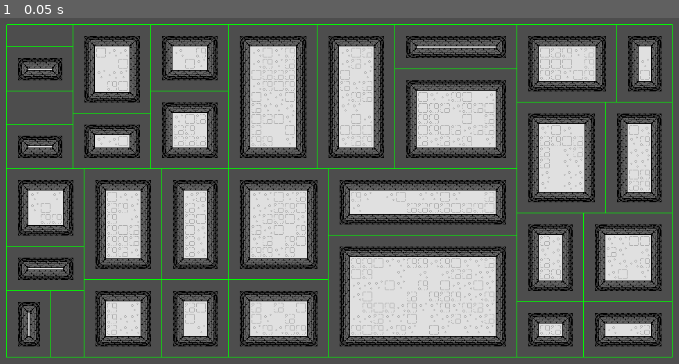
Above: before the commit, frame 1.
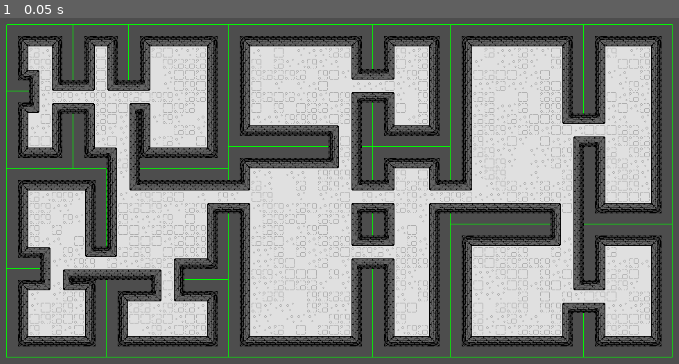
Above: after the commit, the same moment.

Repository: IanLum/Procedural-Dungeon-Generation
Game: Godot game, scene res://terrain.tscn
The game is run twice, just before and just after one commit, with the same random seed, the same clock (stepped at 60 frames per second) and the same inputs. This scene is started directly instead of the project's main scene.
Inputs:
- Up to frame 1 (0.05 s): no input

The runs differ from the first frame. In frame 1, 47% of the frame differs, in the area x 1-99%, y 2-98%.

Commit message:
place hallway tiles

Diff:
--- a/terrain.gd
+++ b/terrain.gd
@@ -1,6 +1,7 @@
 extends Node2D
 
 const TILE_SIZE := 16
+const PADDING := 1
 
 @onready var tile_map = $TileMap
 
@@ -12,25 +13,6 @@
 		Vector2i(60, 30)
 	)
 	full_generate()
-#	tile_map.set_cell(0, Vector2i(0, 0), 0, Vector2i(0, 0))
-#	tile_map.set_cells_terrain_connect(
-#		0,
-#		[Vector2i(0, 0)],
-#		0,
-#		0
-#	)
-#	tile_map.set_cells_terrain_path(
-#		0,
-#		[Vector2i(0, 2), Vector2i(1, 2), Vector2i(0, 3), Vector2i(1, 3)],
-#		0,
-#		0
-#	)
-#	tile_map.set_cells_terrain_connect(
-#		0,
-#		[Vector2i(0, -2), Vector2i(1, -2), Vector2i(0, -3), Vector2i(1, -3)],
-#		0,
-#		0
-#	)
 
 func _draw():
 	for leaf in root.get_leaves():
@@ -46,9 +28,10 @@
 		)
 
 func full_generate():
-	root.split(5)
+	root.split(4)
 	tile_map.clear()
 	place_room_tiles()
+	place_hallway_tiles()
 	queue_redraw()
 
 func place_terrain(tiles: Array[Vector2i]):
@@ -60,7 +43,32 @@
 	for leaf in root.get_leaves():
 		print(leaf.position, leaf.size)
 		var tiles: Array[Vector2i] = []
-		for x in range(1, leaf.size.x - 1):
-			for y in range(1, leaf.size.y - 1):
+		for x in range(PADDING, leaf.size.x - PADDING):
+			for y in range(PADDING, leaf.size.y - PADDING):
 				tiles.append(Vector2i(x + leaf.position.x, y + leaf.position.y))
 		place_terrain(tiles)
+
+func place_hallway_tiles():
+	var queue: Array[Branch] = [root]
+	while not queue.is_empty():
+		var curr: Branch = queue.pop_front()
+		var left := curr.left
+		var right := curr.right
+		if not (left and right):
+			continue
+
+		queue.append_array([left, right])
+		var left_center := left.center()
+		var right_center := right.center()
+		var tiles: Array[Vector2i] = []
+		if left_center.x == right_center.x:
+			# vertical hallway
+			for y in range(right_center.y - left_center.y):
+				for x in range(left_center.x - 1, left_center.x + 2):
+					tiles.append(Vector2i(x, left_center.y + y))
+		else:
+			# horizontal hallway
+			for x in range(right_center.x - left_center.x):
+				for y in range(left_center.y - 1, left_center.y + 2):
+					tiles.append(Vector2i(left_center.x + x, y))
+		place_terrain(tiles)
